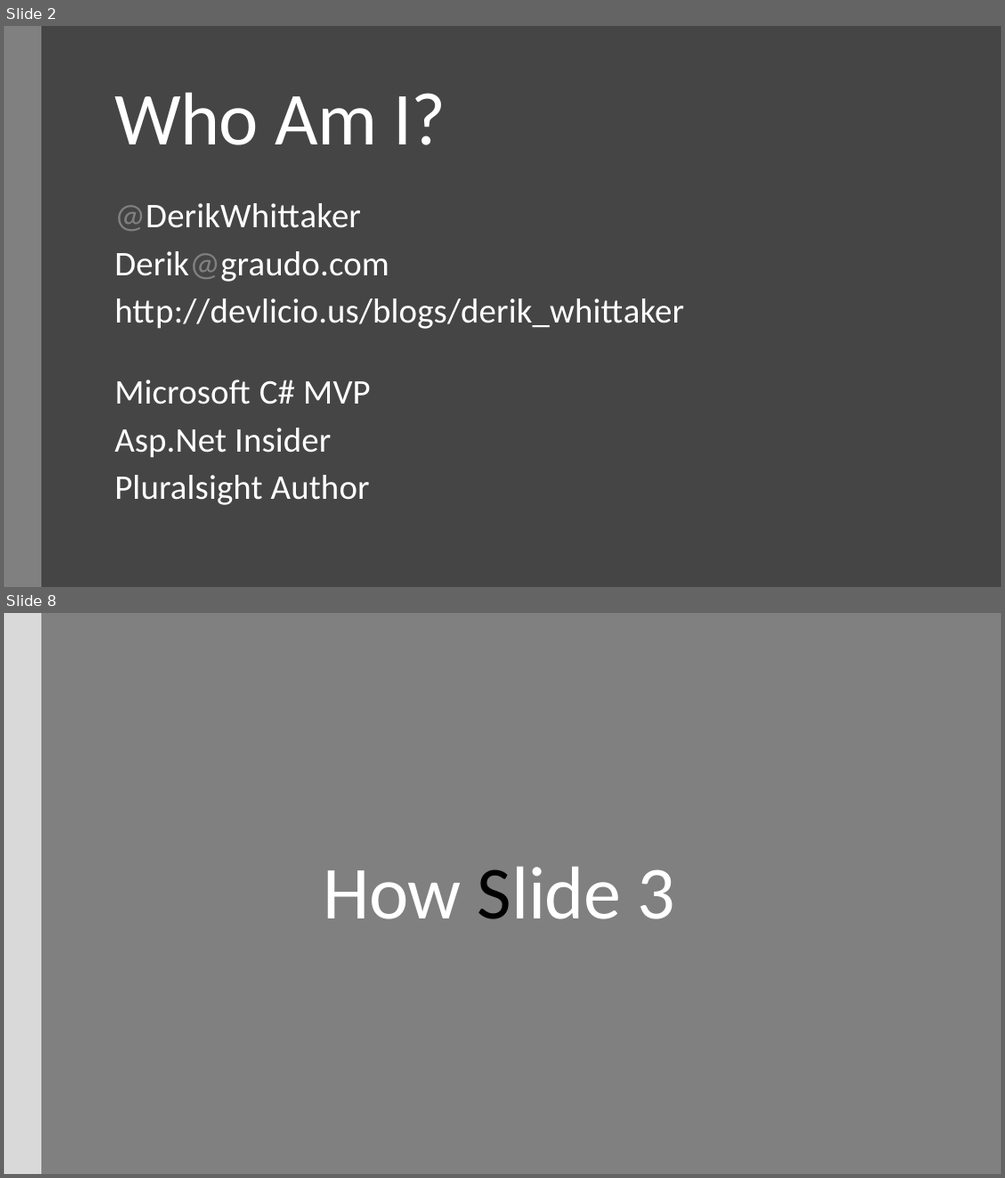
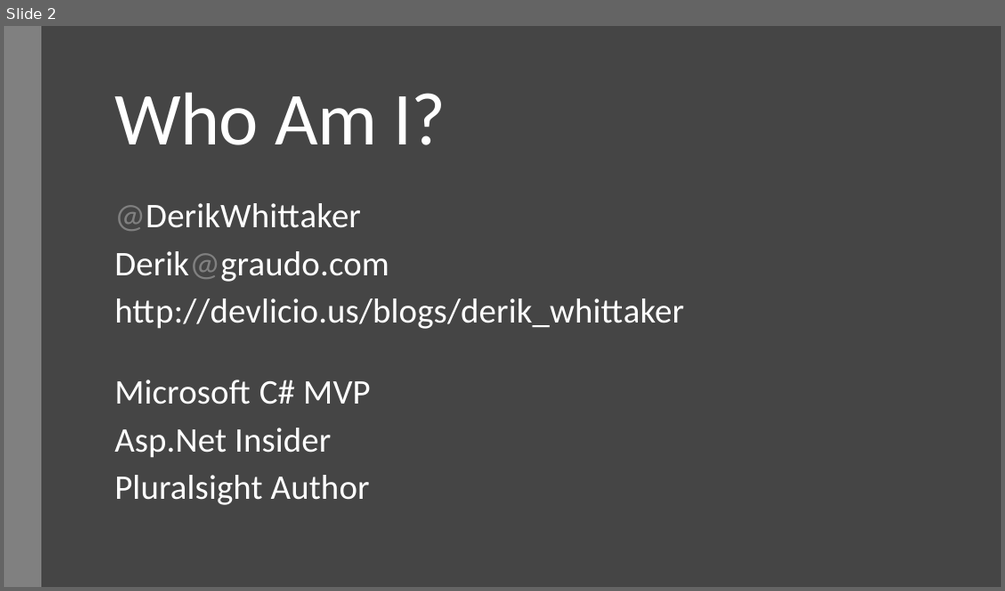
Before and after one commit to derikwhittaker/Demo.SignalR, a slide deck: RoanokeNug/DerikWhittaker_SignalR.pptx. Shown one above the other, each under a label of ours: slides 2 and 8 before the commit, slide 2 after it; the slides between them are not shown. The pictures are 1005x1178 and 1005x591 pixels, drawn with LibreOffice and Linux fonts; fonts in the diff are those of the drawing. Boxes give left, top, right and bottom in pixels: in the first picture for what was removed or moved away, otherwise in the second. Text is boxed around its words. In the diff, an @@ line names an element or a change of style, - is before the commit and + after.

```diff
--- a/RoanokeNug/DerikWhittaker_SignalR.pptx
+++ b/RoanokeNug/DerikWhittaker_SignalR.pptx
@@ slide 8 removed at (4, 613, 1001, 1174), background #808080 @@
@@ rectangle removed at (4, 613, 41, 1174) @@
@@ title removed at (323, 866, 675, 919) @@
-How Slide 3
```
Also in this commit, not shown: 7 slides changed, 20 slides added, 3 other slides removed, 6 other files.
